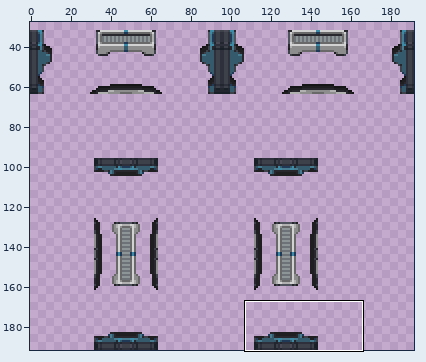
Sprite sheet -- Resources/Textures/_Sunrise/Structures/Doors/Airlocks/Glass/triple_medical.rsi/open.png. The picture above shows the old version from afar; the outline marks the close-up.
Close-up. Before the commit:
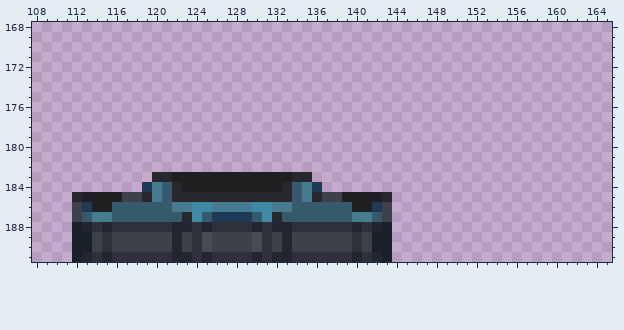
The file is 192x192 pixels. Colours within 5 levels of each other are drawn and written as one. Shown: x 108..165, y 168..191. The wide view leaves out empty margins. The commit also changed other parts of the picture, which this record leaves out.
Once edited:
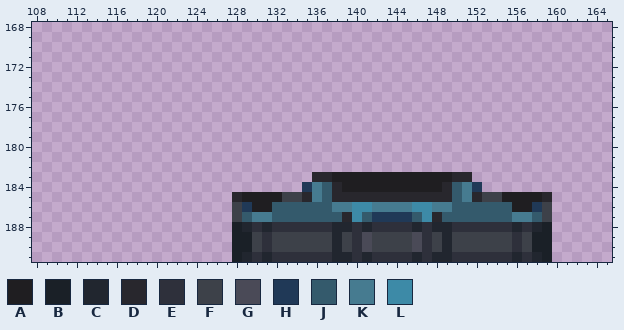
Palette (. is transparent): A #1f1e21  B #1a2027  C #21262f  D #28272d  E #2e303b  F #3d4149  G #4a4a57  H #203957  J #345a6c  K #467b90  L #3d8aa7
From old to new:
@@ x 108..165 @@
 182 ..........................................................
-183 ............DDAAAAAAAAAAAADD..............................
-184 ...........HKJDAAAAAAAAAADJKH.............................
-185 ....DAAAAFFDKJDDDDDDDDDDDDJKDFFAAAAD......................
-186 ....FHAAJJJJJJKKLLKKKKLLKKJJJJJJAAHF......................
-187 ....FJKKJJJJJJJDLJHHHHJLDJJJJJJJKKJF......................
-188 ....BCECEEEEEECCECEEEECECCEEEEEECECB......................
-189 ....BBFEFFFFFFCFEGFFFFGEFCFFFFFFEFBB......................
-190 ....BBFEFFFFFFCFEGFFFFGEFCFFFFFFEFBB......................
-191 ....BCECEEEEEECCECEEEECECCEEEEEECECB......................
+183 ............................DDAAAAAAAAAAAADD..............
+184 ...........................HKJDAAAAAAAAAADJKH.............
+185 ....................DAAAAFFDKJDDDDDDDDDDDDJKDFFAAAAD......
+186 ....................FHAAJJJJJJKKLLKKKKLLKKJJJJJJAAHF......
+187 ....................FJKKJJJJJJJDLJHHHHJLDJJJJJJJKKJF......
+188 ....................BCECEEEEEECCECEEEECECCEEEEEECECB......
+189 ....................BBFEFFFFFFCFEGFFFFGEFCFFFFFFEFBB......
+190 ....................BBFEFFFFFFCFEGFFFFGEFCFFFFFFEFBB......
+191 ....................BCECEEEEEECCECEEEECECCEEEEEECECB......
Changed places in both close-ups, as pixel boxes (x1, y1, x2, y2):
changed: (72, 172, 552, 262)
